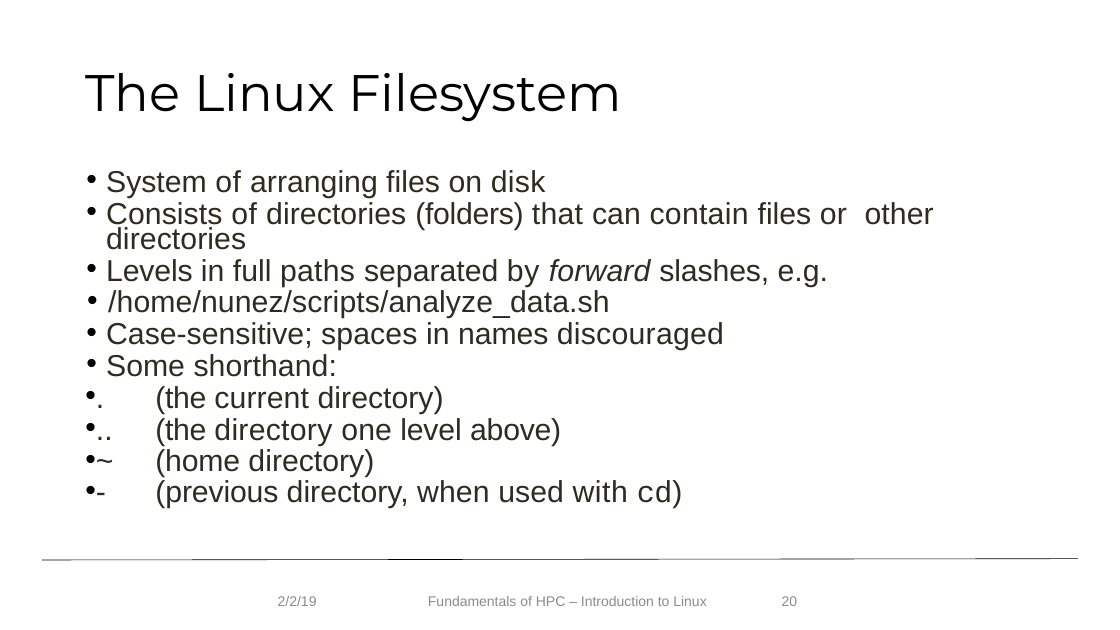
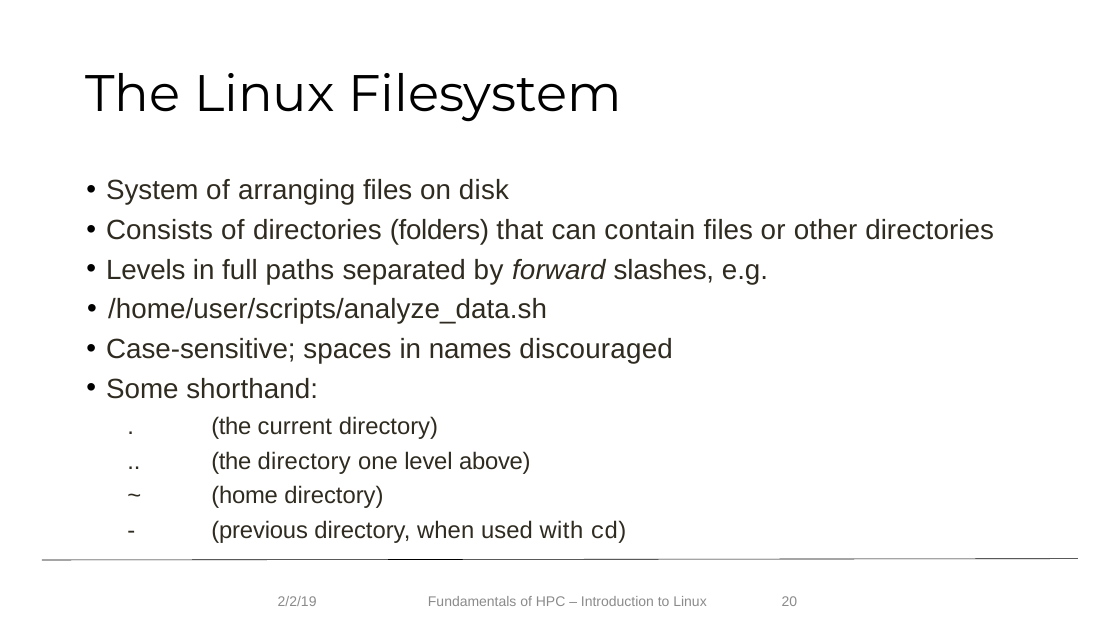
Before and after one commit to f1k4/Fundamentals_HPC_Spring_2019, a slide deck: slide 20 of IntroLinuxHPC19_spring_v2.pptx. Drawn at 1120x630 pixels with LibreOffice and Linux fonts; fonts in the diff are those of the drawing; background and template pictures are left out. Boxes give left, top, right and bottom in pixels: in the first picture for what was removed or moved away, otherwise in the second. Text is boxed around its words. In the diff, an @@ line names an element or a change of style, - is before the commit and + after.

Commit message:
Added PDF of Linux talk

```diff
--- a/IntroLinuxHPC19_spring_v2.pptx
+++ b/IntroLinuxHPC19_spring_v2.pptx
@@ text at bbox=[106, 179, 994, 543]: size 25.9 to 23.8 pt in "System of arranging files on disk", "Consists of directories (folders) that can contain ...", "Levels in full paths separated by forward ...", "Case-sensitive; spaces in names discouraged" and 1 more places; size 25.9 to 20.4 pt in ". (the current directory)", ".. (the directory one level above)", "~ (home directory)", "- (previous directory, when used with cd)"; line spacing 0.7 to 1; bullet • to none; list level 1 to 2 in ". (the current directory)"; list level 1 to 2 in ".. (the directory one level ..."; list level 1 to 2 in "~ (home directory)"; list level 1 to 2 in "- (previous directory, when used ..." @@
@@ text at bbox=[108, 298, 547, 324]: text changed; size 25.9 to 23.8 pt @@
-• /home/nunez/scripts/analyze_data.sh
+• /home/user/scripts/analyze_data.sh
```
Also in this commit, not shown: 26 other slides changed, 7 other files.
